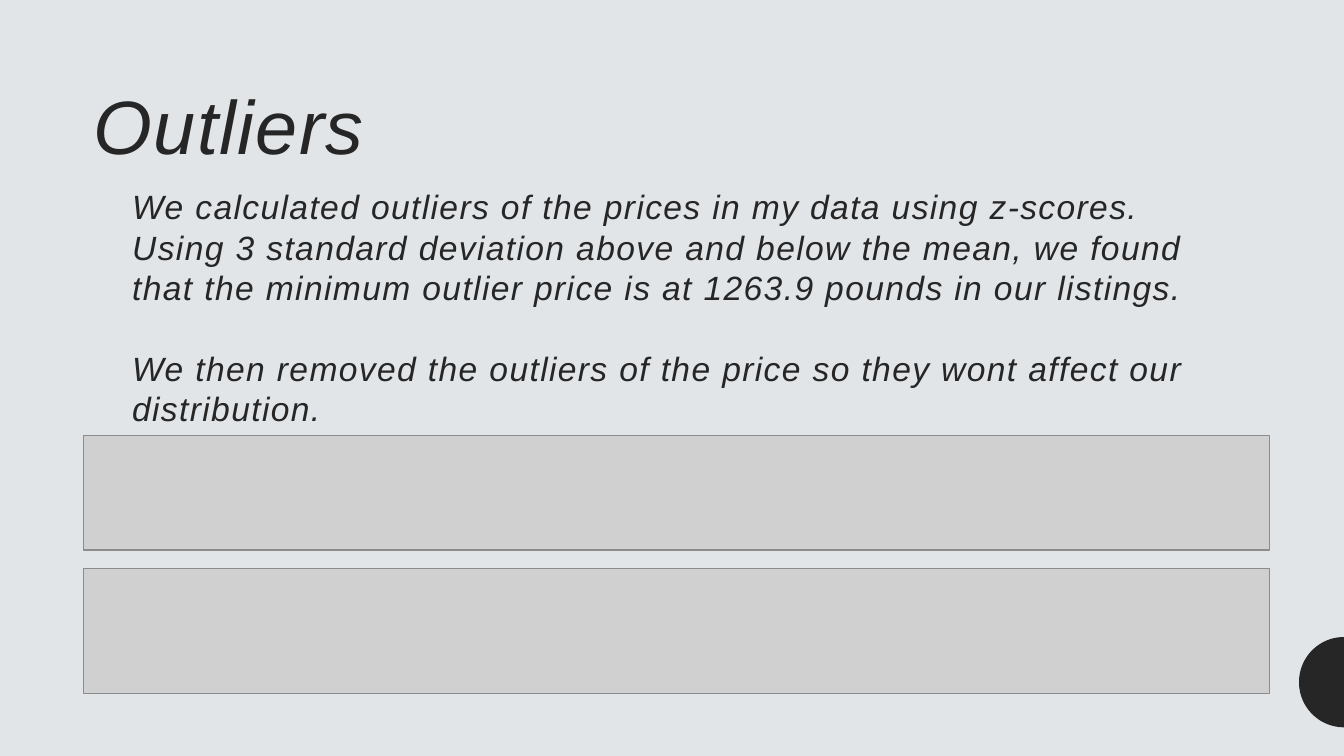
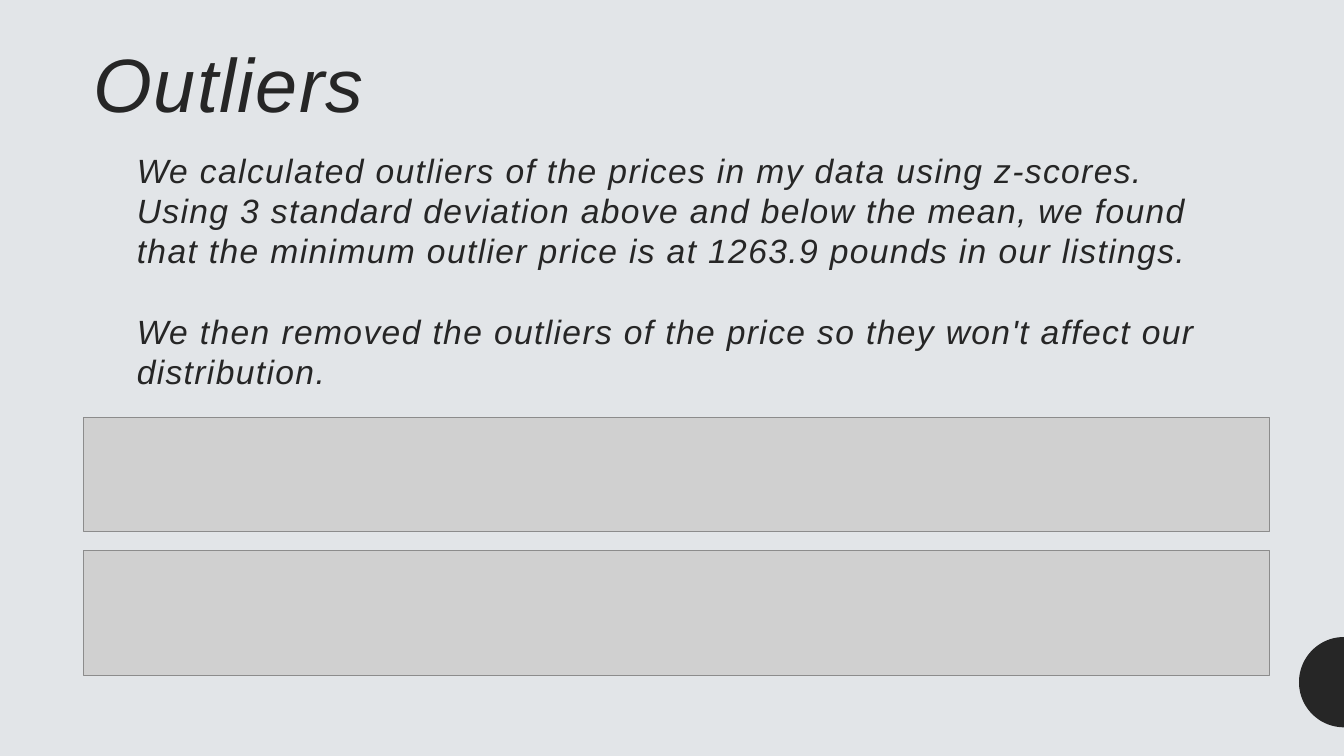
Before and after one commit to akhatamibellevue/DSC530_final_project, a slide deck: slide 14 of Airbnb prices analysis powerpoint.pptx (slide 13 before the commit). Drawn at 1344x756 pixels with LibreOffice and Linux fonts; fonts in the diff are those of the drawing; grey boxes stand for pictures. Boxes give left, top, right and bottom in pixels: in the first picture for what was removed or moved away, otherwise in the second. Text is boxed around its words. In the diff, an @@ line names an element or a change of style, - is before the commit and + after.

```diff
--- a/Airbnb prices analysis powerpoint.pptx
+++ b/Airbnb prices analysis powerpoint.pptx
@@ title "Outliers": place and size @@
-title "Outliers" at (94,99,364,155)
+title "Outliers" at (94,57,364,113)
@@ text "We calculated outliers of the ...": place and size @@
-text "We calculated outliers of the ..." at (132,194,1180,422)
+text "We calculated outliers of the ..." at (137,158,1193,385)
@@ text at (137,319,1193,385): text changed @@
-We then removed the outliers of the price so they wont affect our distribution.
+We then removed the outliers of the price so they won't affect our distribution.
@@ picture: place and size @@
-picture at (84,436,1269,549)
+picture at (84,417,1269,531)
@@ picture: place and size @@
-picture at (84,569,1269,694)
+picture at (84,551,1269,676)
```
Also in this commit, not shown: 1 other slide changed, 3 slides added, 5 slides removed.
